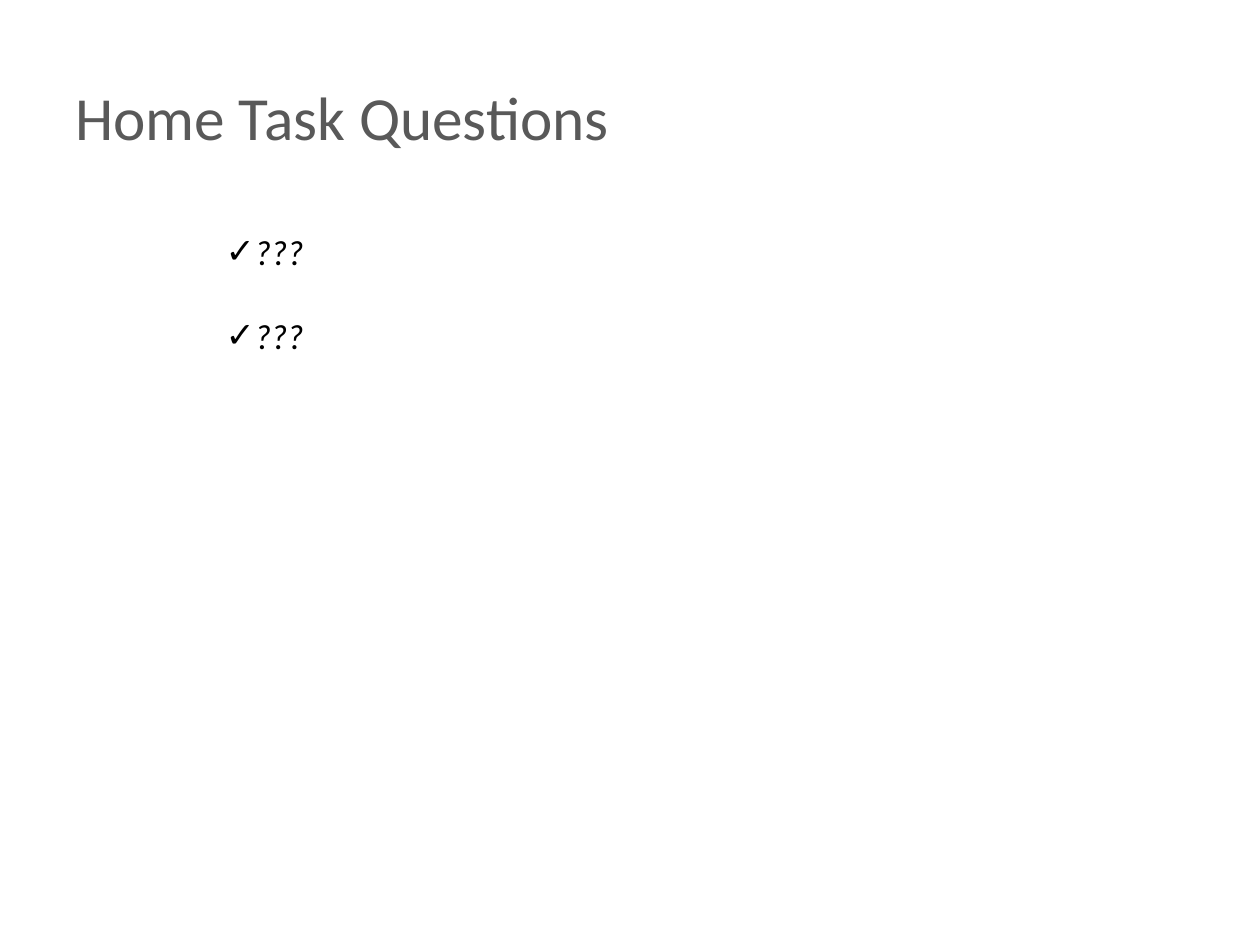
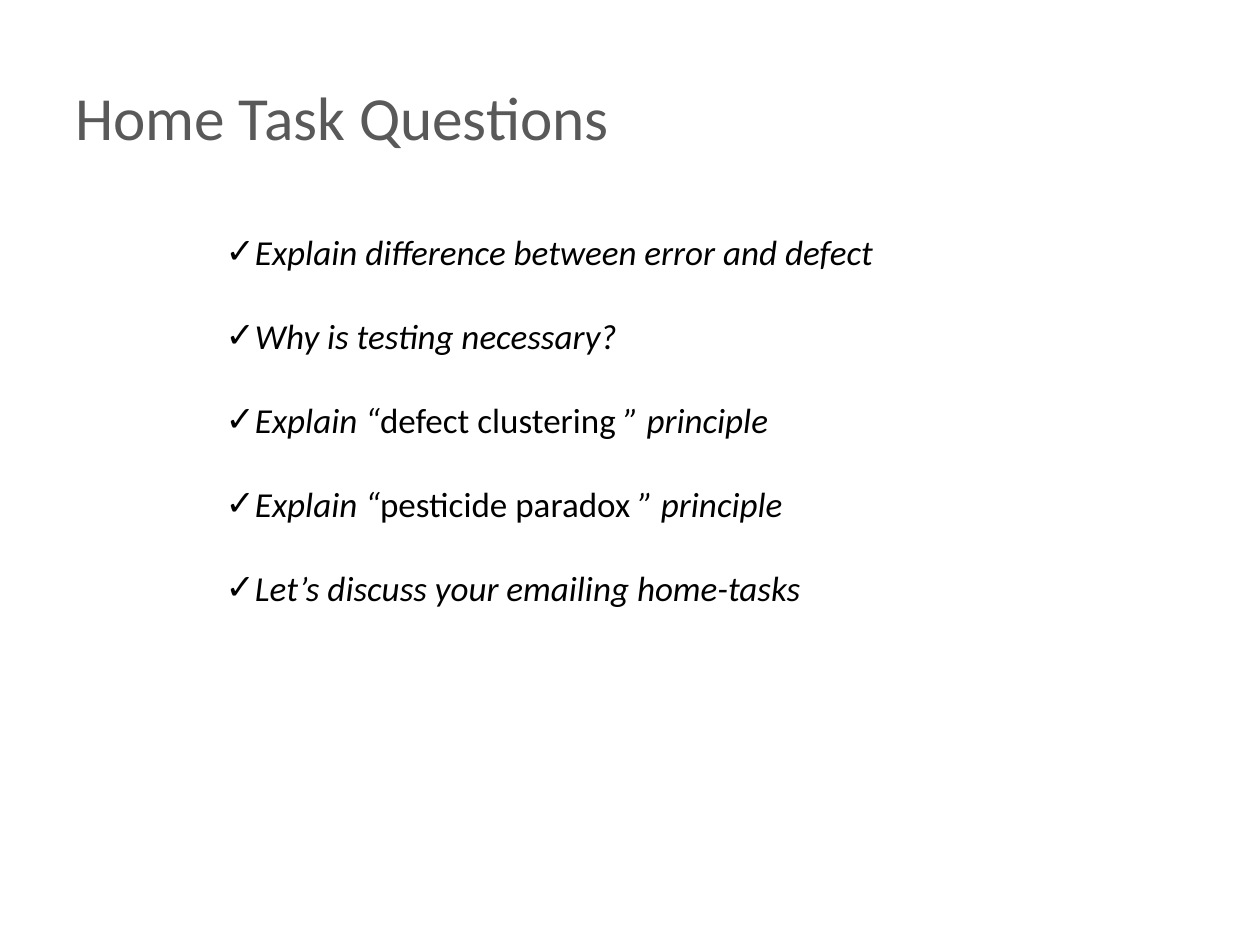
Before and after one commit to BigRacer/swtesting, a slide deck: slide 2 of inna/Занятие 2.pptx. Drawn at 1260x945 pixels with LibreOffice and Linux fonts; fonts in the diff are those of the drawing; background and template pictures are left out. Boxes give left, top, right and bottom in pixels: in the first picture for what was removed or moved away, otherwise in the second. Text is boxed around its words. In the diff, an @@ line names an element or a change of style, - is before the commit and + after.

```diff
--- a/inna/Занятие 2.pptx
+++ b/inna/Занятие 2.pptx
@@ text at [255, 240, 873, 607]: text changed @@
-✓ ???
-✓ ???
+✓ Explain difference between error and defect
+✓ Why is testing necessary?
+✓ Explain “defect clustering ” principle
+✓ Explain “pesticide paradox ” principle
+✓ Let’s discuss your emailing home-tasks
```
Also in this commit, not shown: 7 other slides changed, 2 slides added, 1 slide removed, 2 other files.
